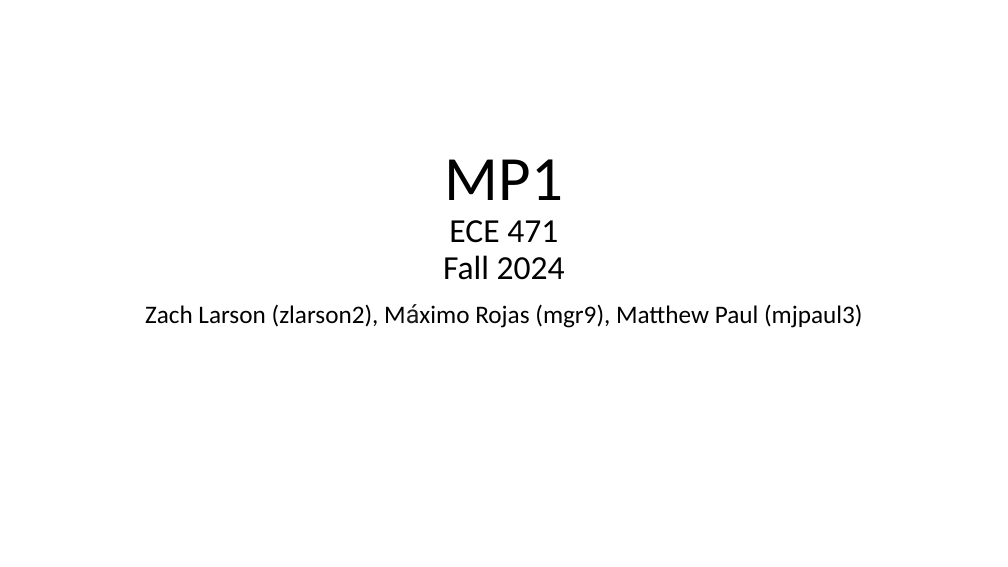
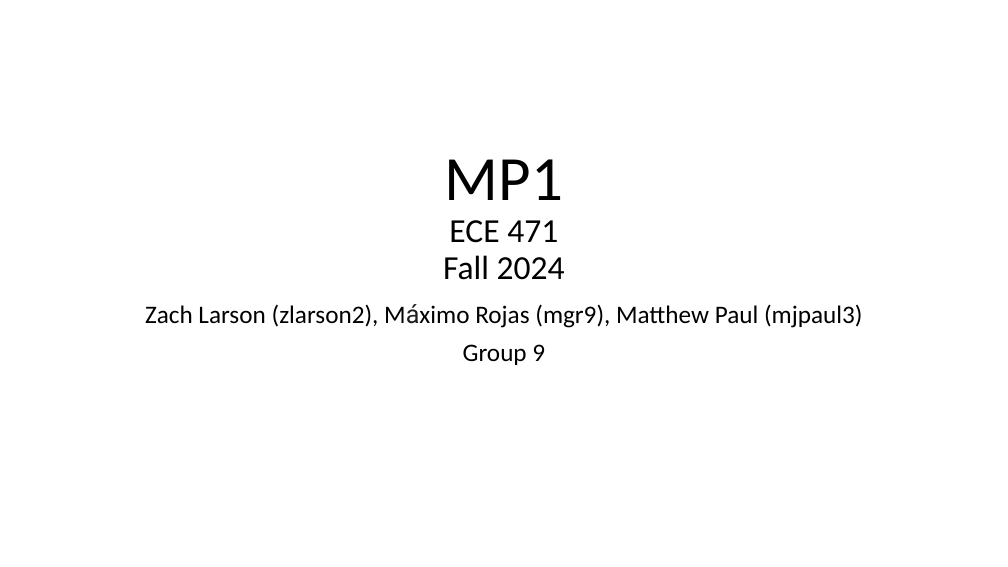
Before and after one commit to mrojaspell/MP1, a slide deck: slide 1 of mp1_powerpoint.pptx. Drawn at 1008x567 pixels with LibreOffice and Linux fonts; fonts in the diff are those of the drawing. Boxes give left, top, right and bottom in pixels: in the first picture for what was removed or moved away, otherwise in the second. Text is boxed around its words. In the diff, an @@ line names an element or a change of style, - is before the commit and + after.

Commit message:
ppt pdf

```diff
--- a/mp1_powerpoint.pptx
+++ b/mp1_powerpoint.pptx
@@ subtitle at (463,344,545,365): paragraph added @@
+Group 9
```
Also in this commit, not shown: 1 other file.
